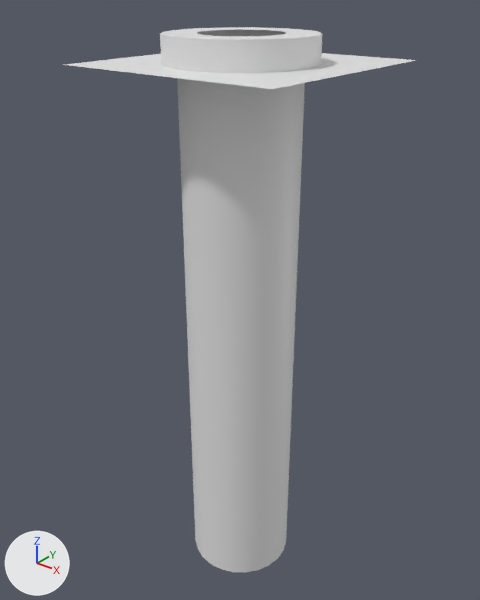
Before and after pictures for a commit that changed the FBX model Assets/Arts/Models/model_pillar_big.fbx.
Before and after are seen from a camera (50 mm lens) standing at (2.45, -5.38, 5.61) and looking at (-1.1, -0.93, 2.85). Every picture has the same lights, and +X, +Y and +Z are marked at lower left. Where no turn or scale is listed for an object, it has been applied to the vertices.

The older version as bpy lines, for what is in view:
```python
me_cube_008 = bpy.data.meshes.new('Cube.008')
me_cube_008.from_pydata(...)  # 124 vertices, 74 faces; spans x -2.0..0.0, y -2.0..0.0, z 0.0..5.22
ob_cube = bpy.data.objects.new('Cube', me_cube_008)
ob_cube.location = (0.0, 0.0, 0.0)
```
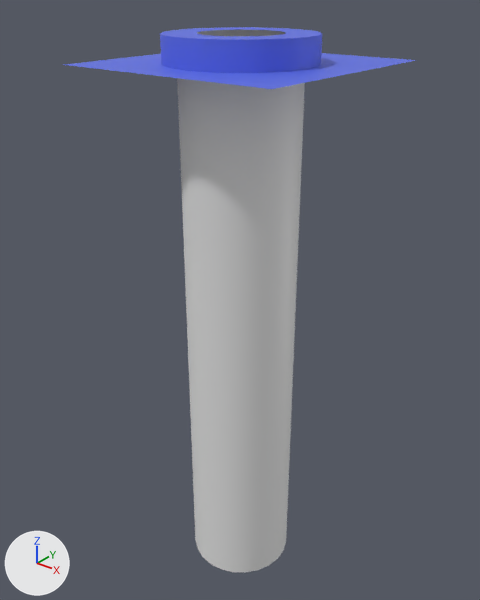
Boxes (x1, y1, x2, y2) around the edits, measured in the pictures (480 x 600 px):
part 1 of me_cube_008, recoloured (white to blue)
    both: (65, 27, 416, 89)

Patch to the scene script:
```diff
--- a/Assets/Arts/Models/model_pillar_big.fbx.py
+++ b/Assets/Arts/Models/model_pillar_big.fbx.py
@@ mat_material_002 @@
+mat_material_002 = principled_material('Material.002')
+mat_material_002.base_color = (0.101, 0.153, 0.8)  # blue #596de7
@@ mat_material @@
+mat_material = principled_material('Material')
+mat_material.base_color = (0.8, 0.8, 0.8)  # white #e7e7e7
@@ me_cube_008 @@
 me_cube_008.from_pydata(...)  # 124 vertices, 74 faces; spans x -2.0..0.0, y -2.0..0.0, z 0.0..5.22
 # used by ob_cube; location = (0.0, 0.0, 0.0)
+# me_cube_008 part 1: all 50 faces centred in x -1.62..-0.39, y -1.68..-0.43, z 5.0..5.22 switch from no material to mat_material_002 (blue #596de7)
+me_cube_008.materials.append(mat_material)  # white #e7e7e7
```
